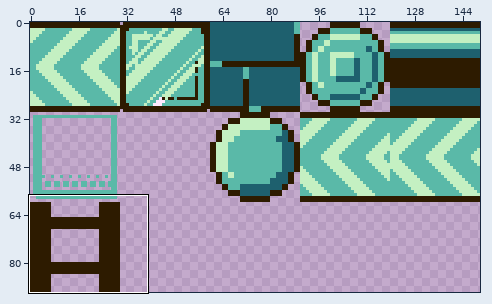
One commit to this sprite sheet: js13k/dst/assets/atlas.png. The first picture is a wide view before the edit; the outline marks the close-up.
Close-up. Before:
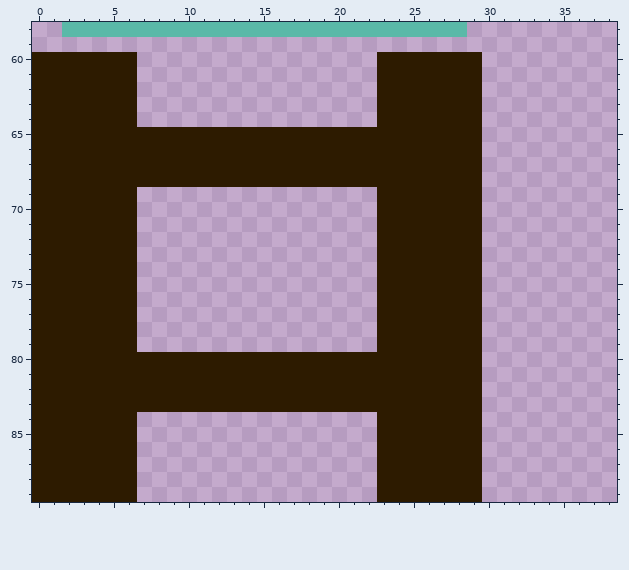
The file is 150x90 pixels. Shown: x 0..38, y 58..89.
Once edited:
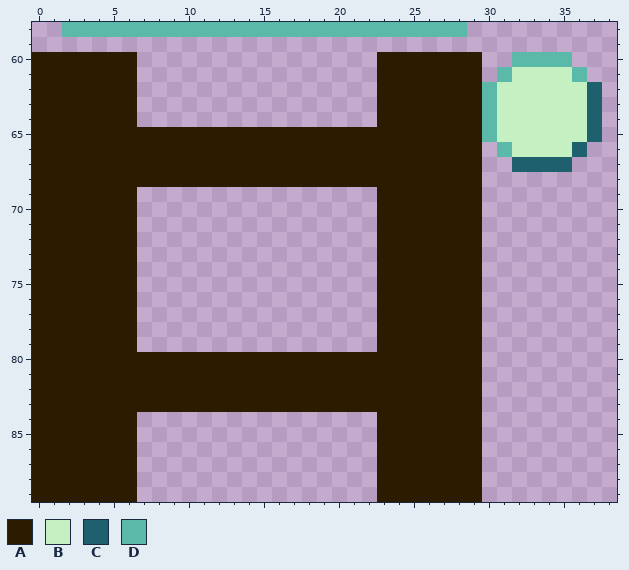
Palette (. is transparent): A #2d1b00  B #c4f0c2  C #1e606e  D #5ab9a8
Change:
y 60: x 32..35 .... -> DDDD
y 61: x 31..36 ...... -> DBBBBD
y 62..65: x 30..37 ........ -> DBBBBBBC
y 66: x 31..36 ...... -> DBBBBC
y 67: x 32..35 .... -> CCCC
